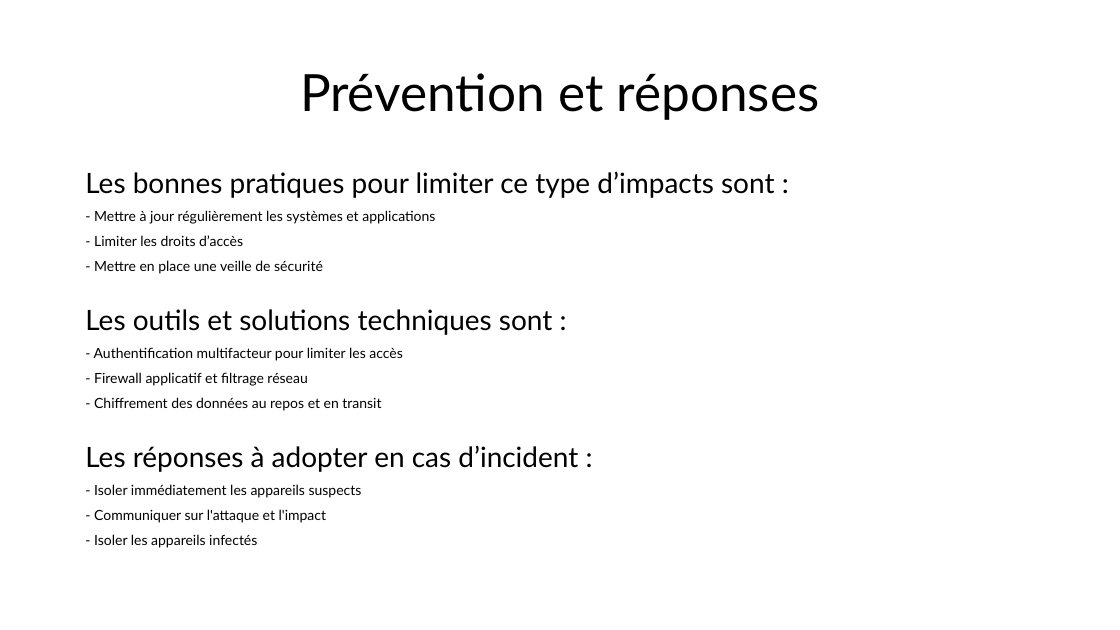
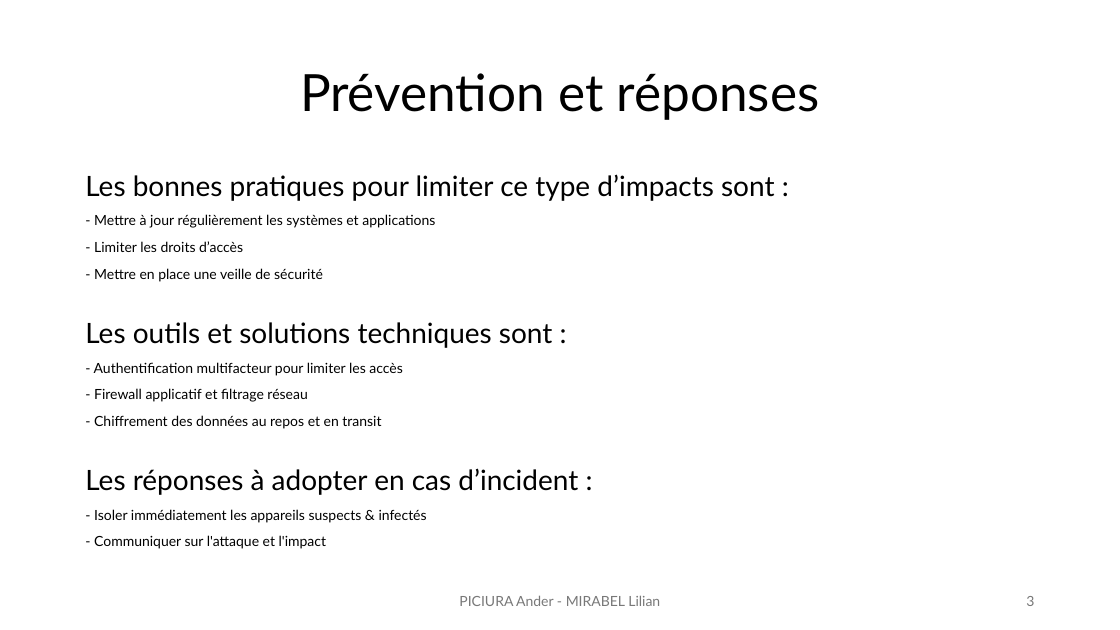
Before and after one commit to lilianmirabel/TPodoo, a slide deck: slide 3 of TP6_Exploitation_faille_0day_Lilian_Ander.pptx. Drawn at 1120x630 pixels with LibreOffice and Linux fonts; fonts in the diff are those of the drawing. Boxes give left, top, right and bottom in pixels: in the first picture for what was removed or moved away, otherwise in the second. Text is boxed around its words. In the diff, an @@ line names an element or a change of style, - is before the commit and + after.

```diff
--- a/TP6_Exploitation_faille_0day_Lilian_Ander.pptx
+++ b/TP6_Exploitation_faille_0day_Lilian_Ander.pptx
@@ text at [85,174,774,549]: line spacing 0.8 to 0.9 @@
@@ text at [94,509,427,523]: text changed @@
-- Isoler immédiatement les appareils suspects
+- Isoler immédiatement les appareils suspects & infectés
@@ text at [94,534,257,548]: paragraph removed @@
-- Isoler les appareils infectés
@@ text added at [459,595,660,606], 12 pt, text #797979 @@
+PICIURA Ander - MIRABEL Lilian
@@ page number added at [1026,596,1034,606], 12 pt, text #797979 @@
+3
```
Also in this commit, not shown: 2 other slides changed, 1 other file.
